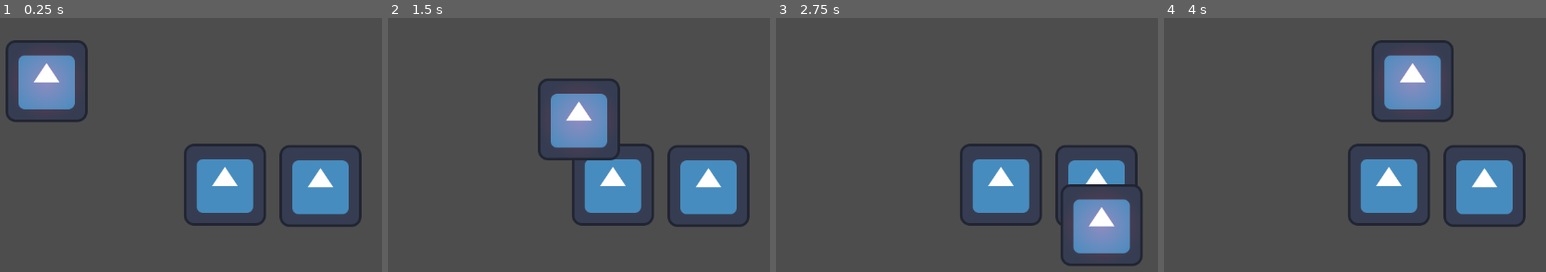
Above: before the commit, frames 1-4 (left to right).
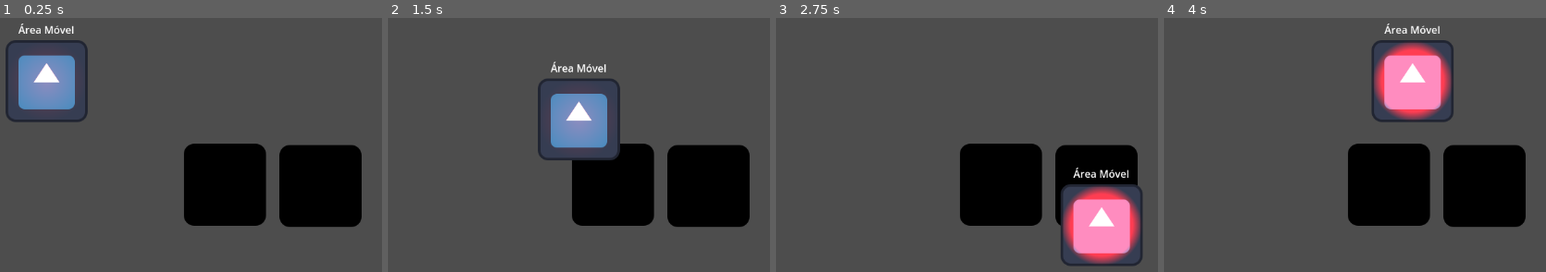
Above: after the commit, the same moments.

Repository: rvbatt/rule-based-godot
Game: Godot game, scene res://test_scenes/area_detection_and_distance/distinct_variables.tscn
The game is run twice, just before and just after one commit, with the same random seed, the same clock (stepped at 60 frames per second) and the same inputs. The project has no main scene, so this scene is started directly. The engine's default icon, where the game draws it, is replaced by a stand-in: a white triangle on a blue panel in a dark square.
Inputs:
- Up to frame 1 (0.25 s): no input
- Up to frame 2 (1.5 s): tap Enter at 0.5 s; hold Right (ui_right) 0.53-1.28 s; hold T (test_rule_based_system) 0.53-1.28 s; hold Down (ui_down) from 1.28 s (still down); tap T (test_rule_based_system) at 1.35 s
- Up to frame 3 (2.75 s): release Down (ui_down) at 2.03 s; hold Right (ui_right) from 2.03 s (still down); hold T (test_rule_based_system) from 2.03 s (still down)
- Up to frame 4 (4 s): release Right (ui_right) at 2.78 s; release T (test_rule_based_system) at 2.78 s; hold Up (ui_up) 2.78-3.53 s; tap T (test_rule_based_system) at 2.85 s; hold Left (ui_left) from 3.53 s (still down); hold T (test_rule_based_system) from 3.53 s (still down)

The runs differ from the first frame. In frame 1, 14% of the frame differs, in the area x 4-95%, y 2-83%; in frame 2, 13%; in frame 3, 15%; in frame 4, 19%, in the area x 48-95%, y 2-83%.

Commit message:
Improve DistinctVariablesMatch test scene
Labels and colors

Signed-off-by: Rodrigo Volpe Battistin <rv.battistin@usp.br>

Diff:
--- a/test_scenes/area_detection_and_distance/distinct_variables.tscn
+++ b/test_scenes/area_detection_and_distance/distinct_variables.tscn
@@ -15,44 +15,44 @@
 [sub_resource type="Resource" id="Resource_j5vug"]
 script = ExtResource("2_kprw8")
 
-[sub_resource type="Resource" id="Resource_bensm"]
+[sub_resource type="Resource" id="Resource_8ix88"]
 script = ExtResource("3_fqu43")
 method = &"set_brightness"
 arguments = [16.0]
 agent_type = 0
-agent_path = NodePath("../MovableArea2D")
+agent_path = NodePath("MovableArea2D")
 
-[sub_resource type="Resource" id="Resource_ed2kj"]
+[sub_resource type="Resource" id="Resource_11lae"]
 script = ExtResource("4_5a0h6")
-area_path = NodePath("../MovableArea2D")
+area_path = NodePath("MovableArea2D")
 tester_is_wildcard = true
 tester_search_groups = Array[StringName]([&"collider"])
-tester_identifier = &"1"
+tester_identifier = &"obj1"
 
-[sub_resource type="Resource" id="Resource_3u8a8"]
+[sub_resource type="Resource" id="Resource_wjy56"]
 script = ExtResource("4_5a0h6")
-area_path = NodePath("../MovableArea2D")
+area_path = NodePath("MovableArea2D")
 tester_is_wildcard = true
 tester_search_groups = Array[StringName]([&"collider"])
-tester_identifier = &"2"
+tester_identifier = &"obj2"
 
-[sub_resource type="Resource" id="Resource_ro6qd"]
+[sub_resource type="Resource" id="Resource_j2bev"]
 script = ExtResource("7_nrxsj")
-distinct_variables = Array[StringName]([&"1", &"2"])
+distinct_variables = Array[StringName]([&"obj1", &"obj2"])
 
-[sub_resource type="Resource" id="Resource_e2okd"]
+[sub_resource type="Resource" id="Resource_c3kfj"]
 script = ExtResource("3_3eonh")
-subconditions = Array[Resource("res://addons/rule_based_godot/resources/matches/abstract_match.gd")]([SubResource("Resource_ed2kj"), SubResource("Resource_3u8a8"), SubResource("Resource_ro6qd")])
+subconditions = Array[Resource("res://addons/rule_based_godot/resources/matches/abstract_match.gd")]([SubResource("Resource_11lae"), SubResource("Resource_wjy56"), SubResource("Resource_j2bev")])
 
-[sub_resource type="Resource" id="Resource_t8n5p"]
+[sub_resource type="Resource" id="Resource_qc2lr"]
 script = ExtResource("4_xpr2i")
-condition = SubResource("Resource_e2okd")
-actions = Array[Resource("res://addons/rule_based_godot/resources/actions/abstract_action.gd")]([SubResource("Resource_bensm")])
+condition = SubResource("Resource_c3kfj")
+actions = Array[Resource("res://addons/rule_based_godot/resources/actions/abstract_action.gd")]([SubResource("Resource_8ix88")])
 
-[sub_resource type="Resource" id="Resource_856tf"]
+[sub_resource type="Resource" id="Resource_55bs8"]
 script = ExtResource("5_tfn2b")
 _rule_based_godot = &"RuleList"
-rules = Array[ExtResource("4_xpr2i")]([SubResource("Resource_t8n5p")])
+rules = Array[ExtResource("4_xpr2i")]([SubResource("Resource_qc2lr")])
 
 [sub_resource type="RectangleShape2D" id="RectangleShape2D_4me18"]
 size = Vector2(130, 130)
@@ -64,9 +64,19 @@
 script = ExtResource("1_md1f3")
 iteration_update = 2
 arbiter = SubResource("Resource_j5vug")
-rule_list = SubResource("Resource_856tf")
+rule_list = SubResource("Resource_55bs8")
+
+[node name="MovableArea2D" parent="RuleBasedSystem" instance=ExtResource("2_5dqej")]
+
+[node name="Label" type="Label" parent="RuleBasedSystem/MovableArea2D"]
+offset_left = -44.0
+offset_top = -92.0
+offset_right = 43.0
+offset_bottom = -66.0
+text = "Área Móvel"
 
 [node name="Sprite2D" type="Sprite2D" parent="."]
+modulate = Color(0, 0, 0, 1)
 position = Vector2(378, 262)
 texture = ExtResource("1_m83qp")
 
@@ -76,6 +86,7 @@
 shape = SubResource("RectangleShape2D_4me18")
 
 [node name="Sprite2D2" type="Sprite2D" parent="."]
+modulate = Color(0, 0, 0, 1)
 position = Vector2(527, 264)
 texture = ExtResource("1_m83qp")
 
@@ -84,7 +95,5 @@
 [node name="CollisionShape2D" type="CollisionShape2D" parent="Sprite2D2/2"]
 shape = SubResource("RectangleShape2D_4me18")
 
-[node name="MovableArea2D" parent="." instance=ExtResource("2_5dqej")]
-
 [connection signal="area_entered" from="Sprite2D/1" to="." method="run_tests"]
 [connection signal="area_entered" from="Sprite2D2/2" to="." method="run_tests"]
Not shown: 2 places in test_scenes/area_detection_and_distance/components/mesh_library.tres that only renumber resources
